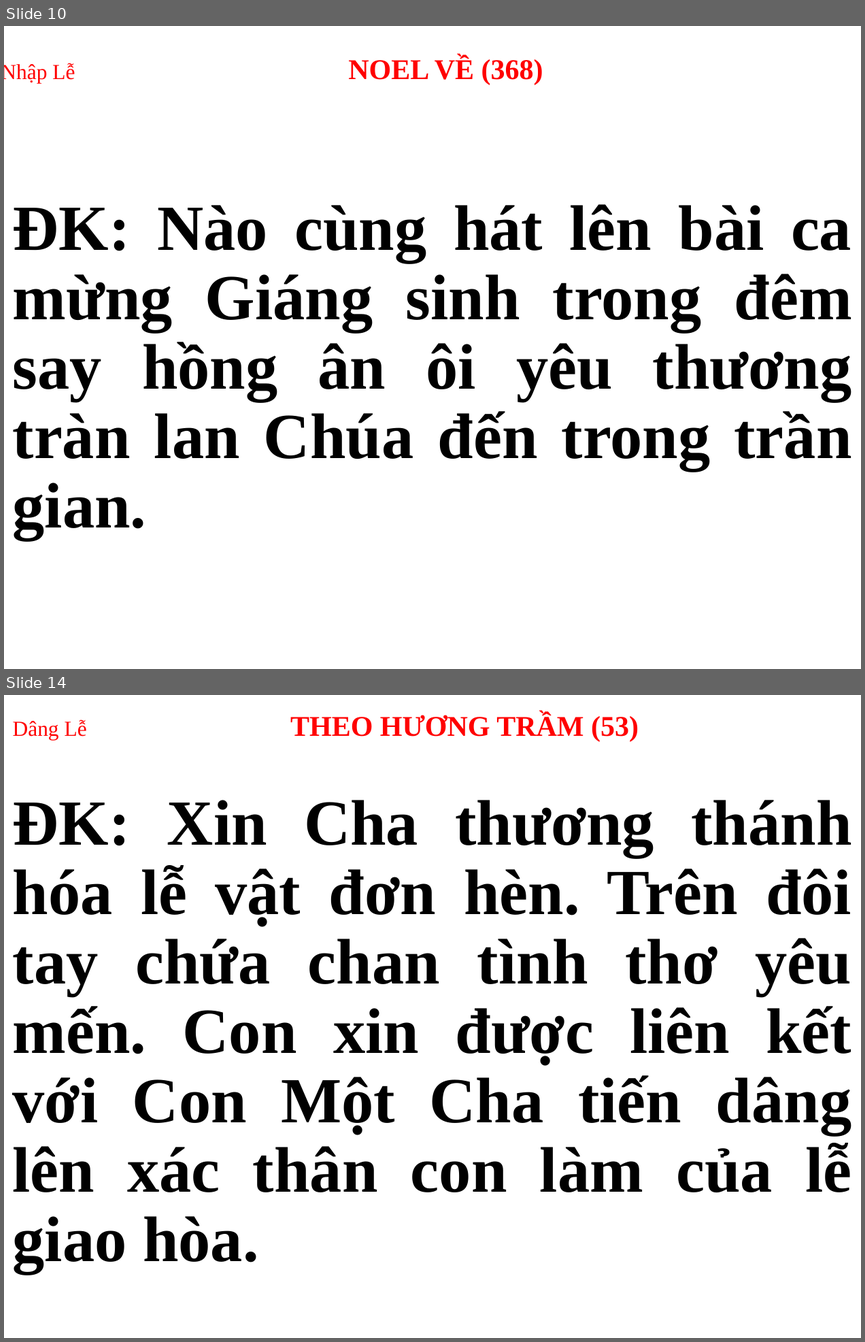
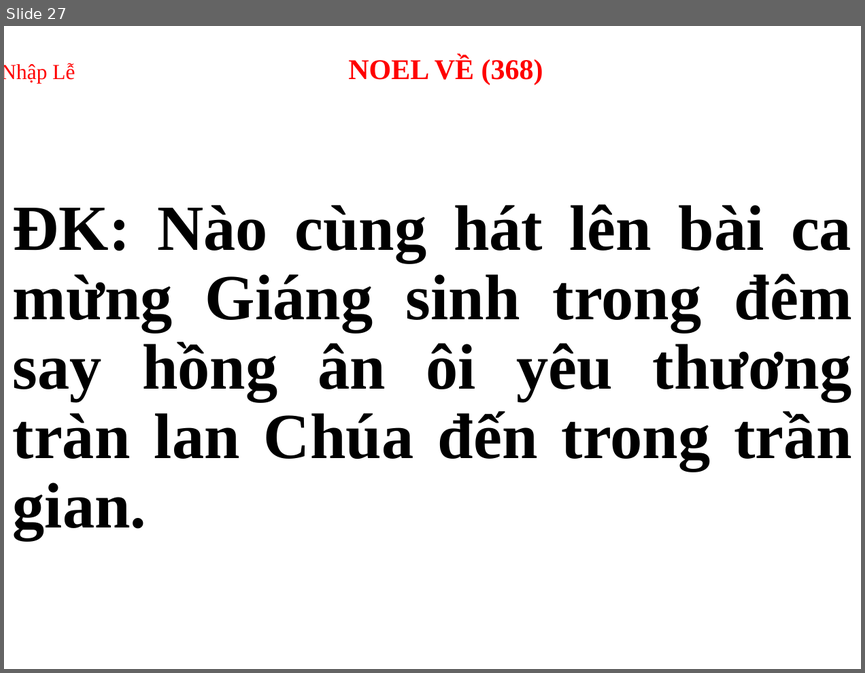
Before and after one commit to peteranh99/usb-songs, a slide deck: Thứ 5.pptx. Shown one above the other, each under a label of ours: slides 10 and 14 before the commit, slide 27 after it; the slides between them are not shown. The pictures are 865x1342 and 865x673 pixels, drawn with LibreOffice and Linux fonts; fonts in the diff are those of the drawing. Boxes give left, top, right and bottom in pixels: in the first picture for what was removed or moved away, otherwise in the second. Text is boxed around its words. In the diff, an @@ line names an element or a change of style, - is before the commit and + after.

```diff
--- a/Thứ 5.pptx
+++ b/Thứ 5.pptx
@@ slide 14 removed at (x1=4, y1=695, x2=861, y2=1338), background #FFFFFF @@
@@ title removed at (x1=13, y1=713, x2=638, y2=742) @@
-Dâng Lễ THEO HƯƠNG TRẦM (53)
@@ subtitle removed at (x1=13, y1=800, x2=852, y2=1274) @@
-ĐK: Xin Cha thương thánh hóa lễ vật đơn hèn. Trên đôi tay chứa chan tình thơ yêu mến. Con xin được liên kết với Con Một Cha tiến dâng lên xác thân con làm của lễ giao hòa.
@@ what was slide 10 is now slide 27 @@
```
Also in this commit, not shown: 3 slides changed, 16 slides added, 19 other slides removed, 13 other files.
